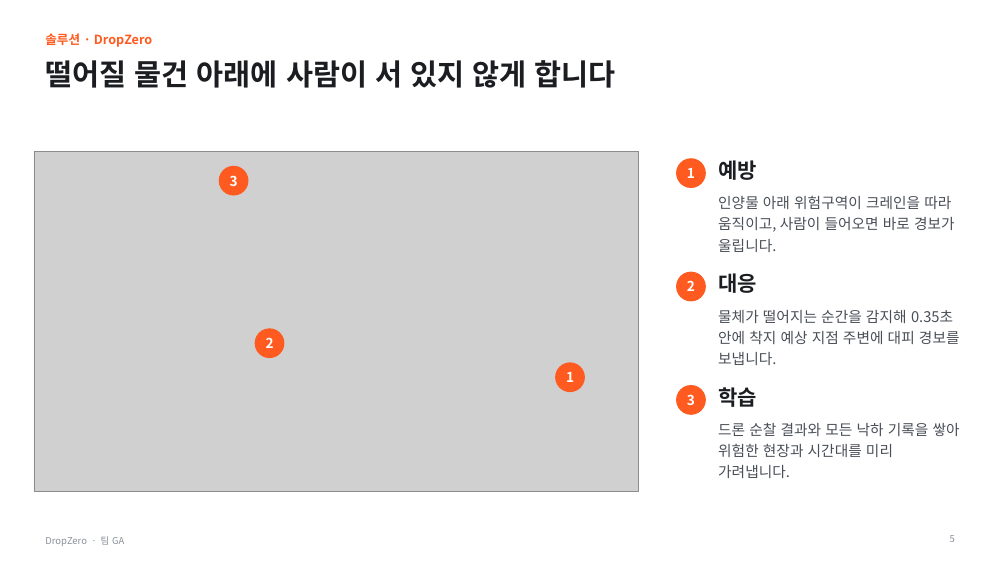
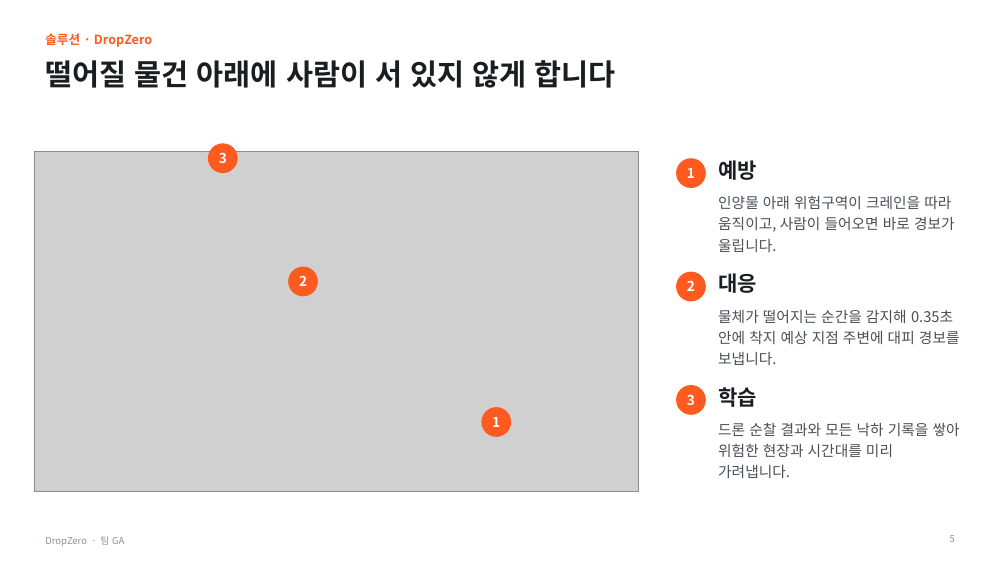
Before and after one commit to LSB-afk/Shinhan-sqaure, a slide deck: slide 5 of pitch/deck/DropZero_IR_팀GA.pptx. Drawn at 1008x567 pixels with LibreOffice and Linux fonts; fonts in the diff are those of the drawing; grey boxes stand for pictures. Boxes give left, top, right and bottom in pixels: in the first picture for what was removed or moved away, otherwise in the second. Text is boxed around its words. In the diff, an @@ line names an element or a change of style, - is before the commit and + after.

```diff
--- a/pitch/deck/DropZero_IR_팀GA.pptx
+++ b/pitch/deck/DropZero_IR_팀GA.pptx
@@ text "3": place and size @@
-text "3" at [230, 175, 238, 186]
+text "3" at [219, 152, 227, 163]
@@ ellipse: place and size @@
-ellipse at [219, 166, 248, 195]
+ellipse at [209, 144, 237, 172]
@@ text "2": place and size @@
-text "2" at [266, 337, 274, 348]
+text "2" at [299, 275, 307, 286]
@@ ellipse: place and size @@
-ellipse at [256, 329, 284, 358]
+ellipse at [289, 267, 318, 296]
@@ text "1": place and size @@
-text "1" at [566, 372, 574, 382]
+text "1" at [492, 417, 500, 427]
@@ ellipse: place and size @@
-ellipse at [556, 363, 585, 392]
+ellipse at [482, 408, 510, 436]
```
Also in this commit, not shown: 2 other slides changed, 33 other files.
